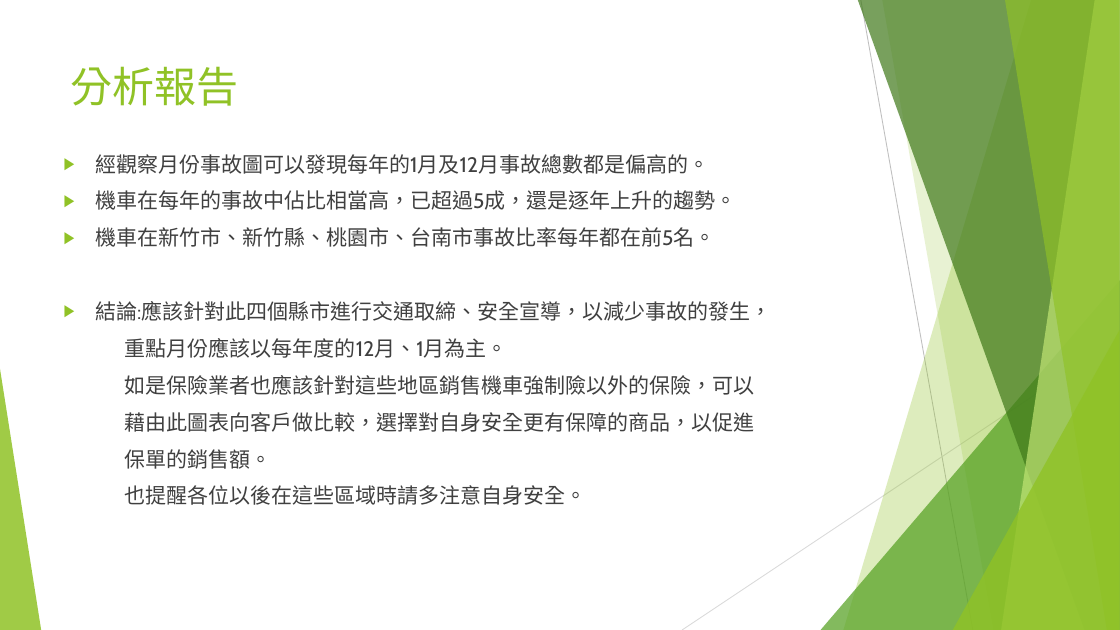
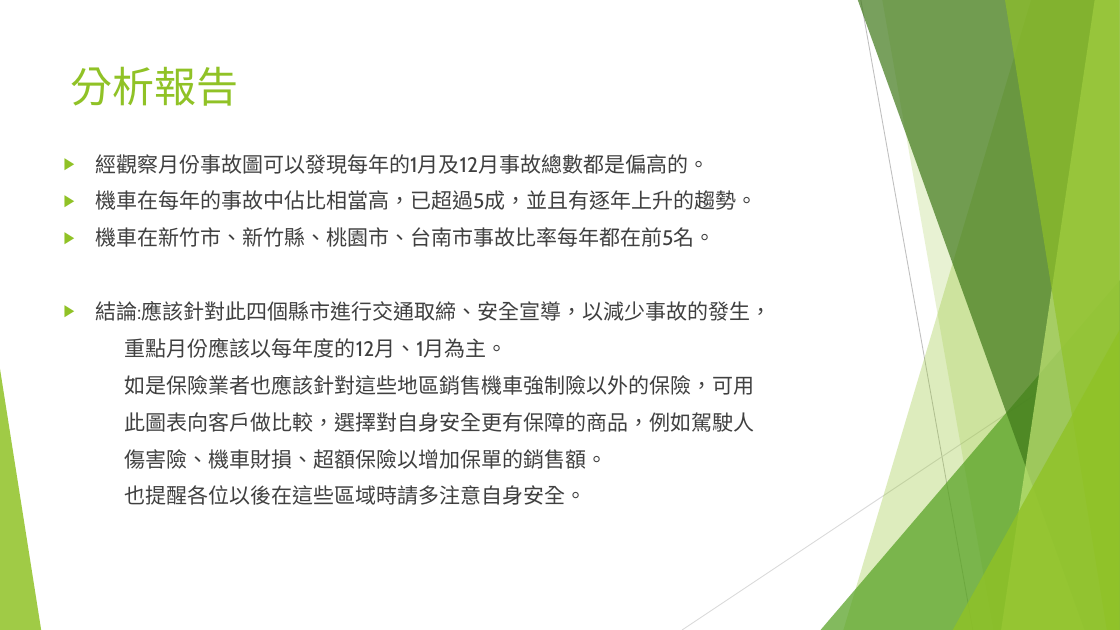
Before and after one commit to ooxx2500/python-sql-for-test, a slide deck: slide 11 of python/專題報告/專題報告-台灣交通事故.pptx. Drawn at 1120x630 pixels with LibreOffice and Linux fonts; fonts in the diff are those of the drawing. Boxes give left, top, right and bottom in pixels: in the first picture for what was removed or moved away, otherwise in the second. Text is boxed around its words. In the diff, an @@ line names an element or a change of style, - is before the commit and + after.

```diff
--- a/python/專題報告/專題報告-台灣交通事故.pptx
+++ b/python/專題報告/專題報告-台灣交通事故.pptx
@@ text at [95, 190, 757, 210]: text changed @@
-▶ 機車在每年的事故中佔比相當高，已超過5成，還是逐年上升的趨勢。
+▶ 機車在每年的事故中佔比相當高，已超過5成，並且有逐年上升的趨勢。
@@ text at [125, 375, 755, 469]: text changed @@
-如是保險業者也應該針對這些地區銷售機車強制險以外的保險，可以
-藉由此圖表向客戶做比較，選擇對自身安全更有保障的商品，以促進
-保單的銷售額。
+如是保險業者也應該針對這些地區銷售機車強制險以外的保險，可用
+此圖表向客戶做比較，選擇對自身安全更有保障的商品，例如駕駛人
+傷害險、機車財損、超額保險以增加保單的銷售額。
```
Also in this commit, not shown: 7 other slides changed, 5 other files.
